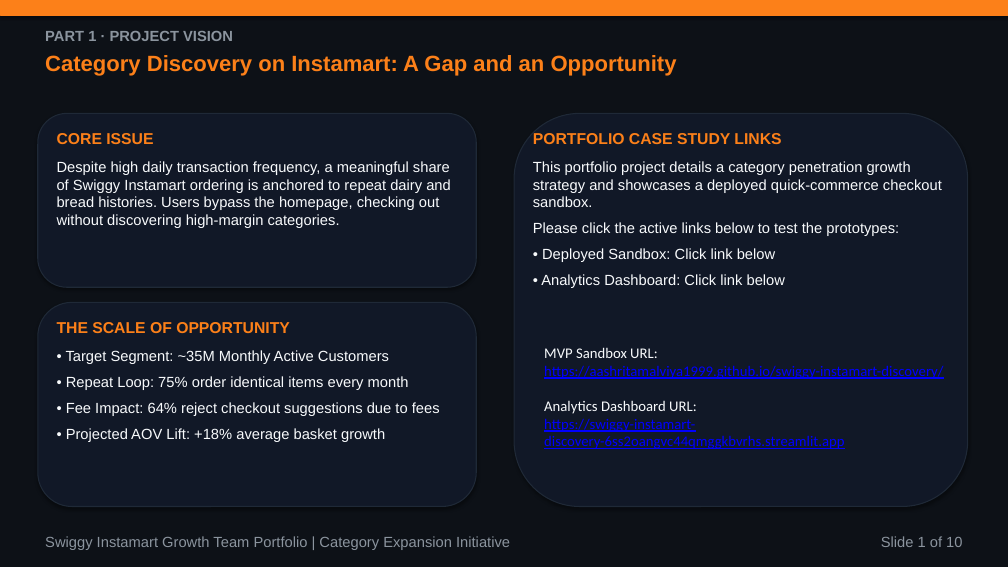
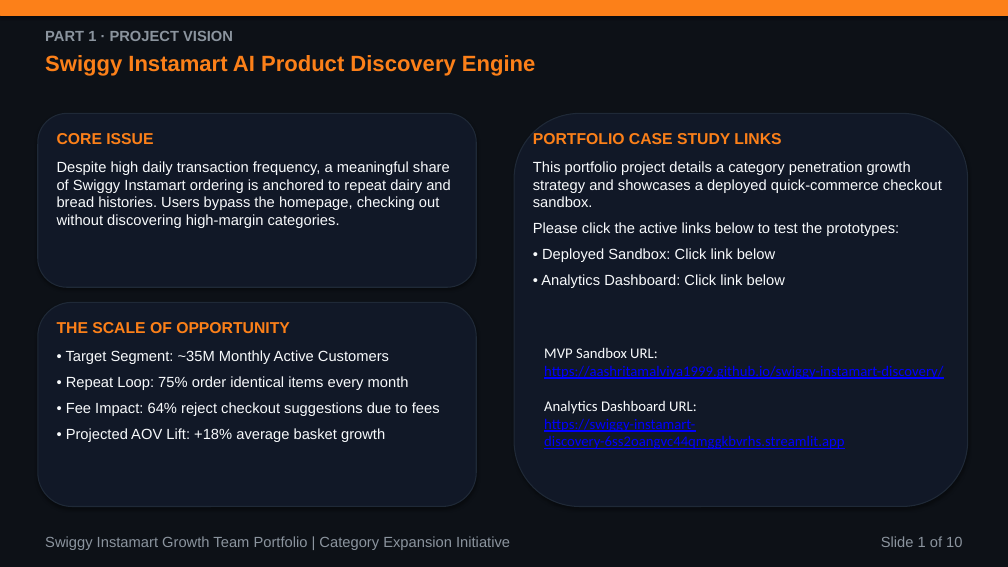
Before and after one commit to aashritamalviya1999/swiggy-instamart-discovery, a slide deck: slide 1 of NL Swiggy Instamart.pptx. Drawn at 1008x567 pixels with LibreOffice and Linux fonts; fonts in the diff are those of the drawing. Boxes give left, top, right and bottom in pixels: in the first picture for what was removed or moved away, otherwise in the second. Text is boxed around its words. In the diff, an @@ line names an element or a change of style, - is before the commit and + after.

Commit message:
Update cover slide title to Swiggy Instamart AI Product Discovery Engine

```diff
--- a/NL Swiggy Instamart.pptx
+++ b/NL Swiggy Instamart.pptx
@@ text at [45,55,535,76]: text changed @@
-Category Discovery on Instamart: A Gap and an Opportunity
+Swiggy Instamart AI Product Discovery Engine
```
Also in this commit, not shown: 3 other files.
